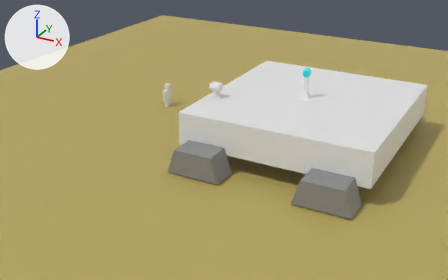
One commit to the Blender file models/BubbleBaseBuilder.blend: the scene before it, then after it.
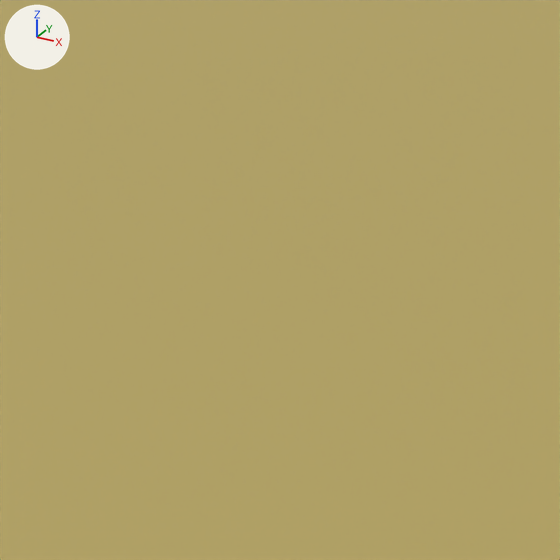
There are two pictures of each version: one whole from a 50 mm lens placed at (48.2, -113.6, 55.0), pointed at (-12.1, -3.9, 0.1), one close up on the part from 1% to 24% of the width and 26% to 63% of the height. The lights are fixed; the arrows at upper left show +X, +Y and +Z. The close-ups show mesh edges as thin lines.

Script lines for the objects in view, before the commit:
```python
me_plane = bpy.data.meshes.new('Plane')
me_plane.from_pydata([(-1.0, -1.0, 0.0), (1.0, -1.0, 0.0), (-1.0, 1.0, 0.0), (1.0, 1.0, 0.0)], [], [(0, 1, 3, 2)])
me_plane.materials.append(mat_ground)  # yellow #b8a760
ob_plane = bpy.data.objects.new('Plane', me_plane)
ob_plane.location = (0.0, 0.0, 0.0)
ob_plane.scale = (95.0, 95.0, 95.0)
```
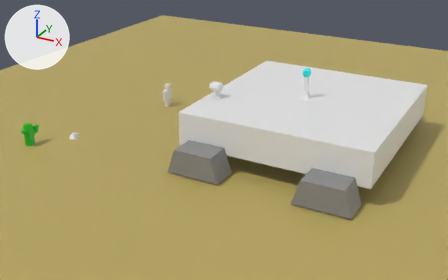
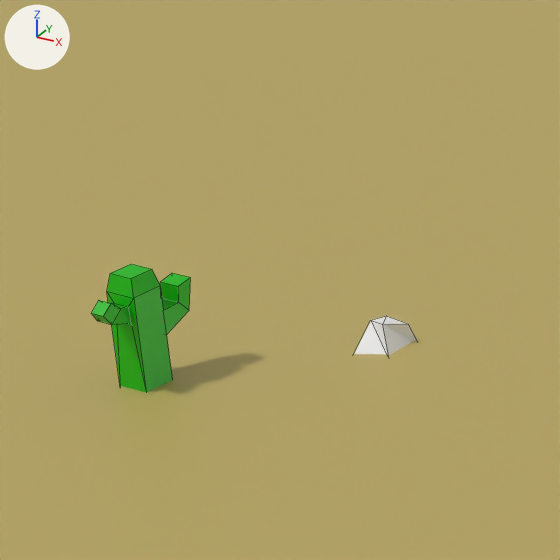
Commit message: Add cactus

Location of each change, [x1, y1, x2, y2] in pixels of the close-ups (560 x 560 px):
'Cactus', added (green): after [92, 264, 191, 393]
'Rock', added: after [354, 316, 417, 356]

What changed in the scene script:
```text
Add mat_material_001:
    mat_material_001 = principled_material('Material.001')
    mat_material_001.base_color = (0.00305, 0.484, 0.0011)  # green #0ab904
Add me_cube_009:
    me_cube_009.from_pydata(...)  # 36 vertices, 32 faces; spans x -1.0..1.27, y -3.06..3.01, z -1.0..5.88
    me_cube_009.materials.append(mat_material_001)  # green #0ab904
Add me_cube_008:
    me_cube_008.from_pydata([(-0.43, -1.81, -1.4), (-0.74, -0.06, -0.3), (-1.0, 1.0, -1.0), (-0.29, 0.37, -0.19), (1.0, -1.07, -1.41), (0.22, -0.42, -0.15), (0.89, 0.89, -1.45), (0.79, 0.45, -0.33)], [], [(3, 2, 1), (2, 3, 7, 6), (6, 7, 5, 4), (1, 0, 4), (2, 6, 4, 0), (7, 3, 5), (2, 0, 1), (1, 5, 3), (4, 5, 1)])
Add ob_cactus:
    ob_cactus = bpy.data.objects.new('Cactus', me_cube_009)
    ob_cactus.location = (-47.8, -25.99, 0.59)
    ob_cactus.scale = (0.715, 0.715, 0.715)
Add ob_rock:
    ob_rock = bpy.data.objects.new('Rock', me_cube_008)
    ob_rock.location = (-42.03, -18.31, 1.2)
```
